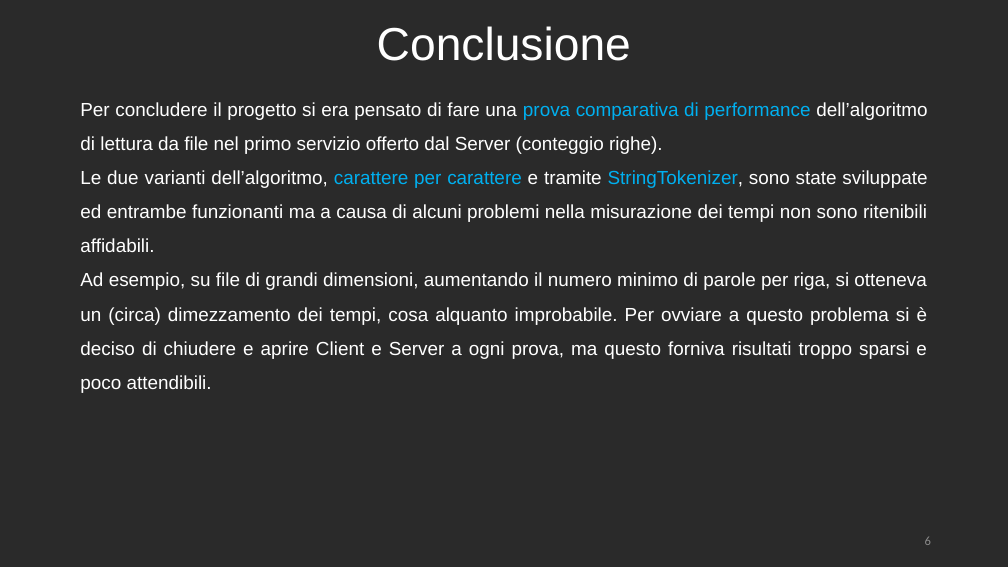
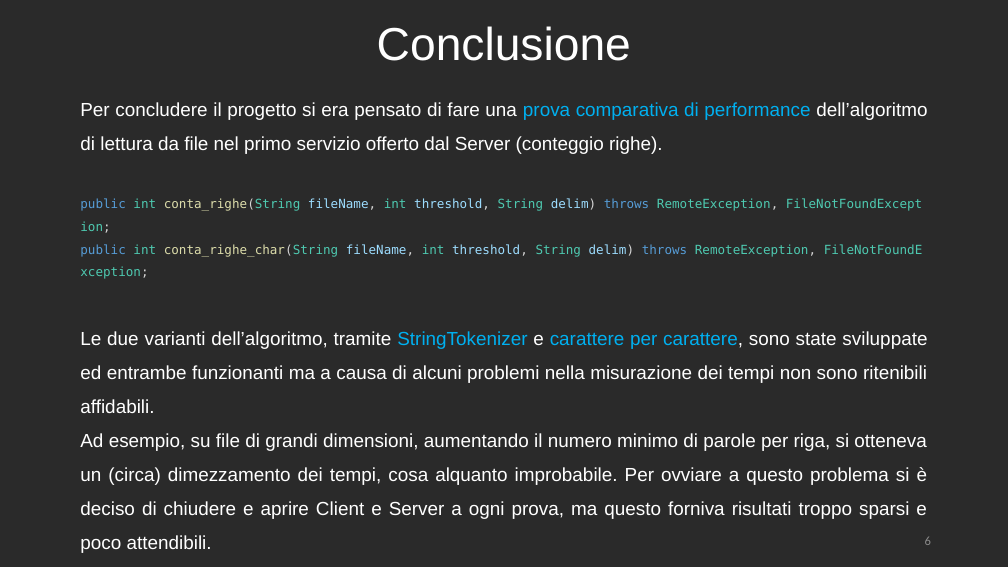
Before and after one commit to RetiCalc-Unibo/progetto6, a slide deck: slide 6 of Presentazione.pptx. Drawn at 1008x567 pixels with LibreOffice and Linux fonts; fonts in the diff are those of the drawing. Boxes give left, top, right and bottom in pixels: in the first picture for what was removed or moved away, otherwise in the second. Text is boxed around its words. In the diff, an @@ line names an element or a change of style, - is before the commit and + after.

```diff
--- a/Presentazione.pptx
+++ b/Presentazione.pptx
@@ text at (80, 198, 927, 413): text changed; size 18 to 12 pt; font Arial to DejaVu Sans Mono @@
-Le due varianti dell’algoritmo, carattere per carattere e tramite StringTokenizer, sono state sviluppate ed entrambe funzionanti ma a causa di alcuni problemi nella misurazione dei tempi non sono ritenibili affidabili.
+public int conta_righe(String fileName, int threshold, String delim) throws RemoteException, FileNotFoundException;
+public int conta_righe_char(String fileName, int threshold, String delim) throws RemoteException, FileNotFoundException;
+Le due varianti dell’algoritmo, tramite StringTokenizer e carattere per carattere, sono state sviluppate ed entrambe funzionanti ma a causa di alcuni problemi nella misurazione dei tempi non sono ritenibili affidabili.
```
Also in this commit, not shown: 1 other file.
